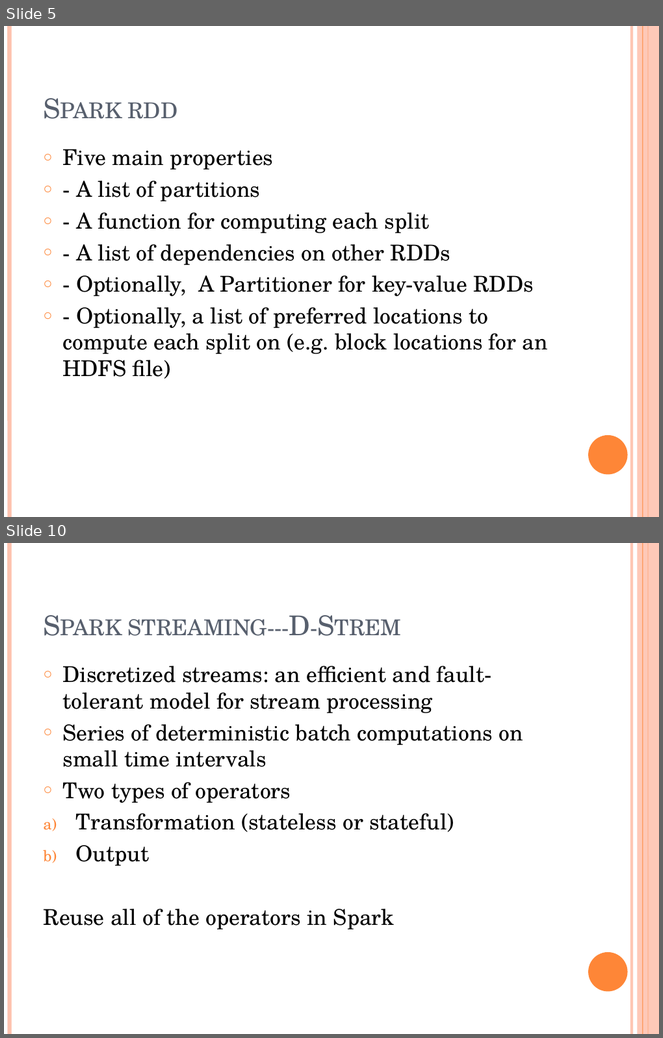
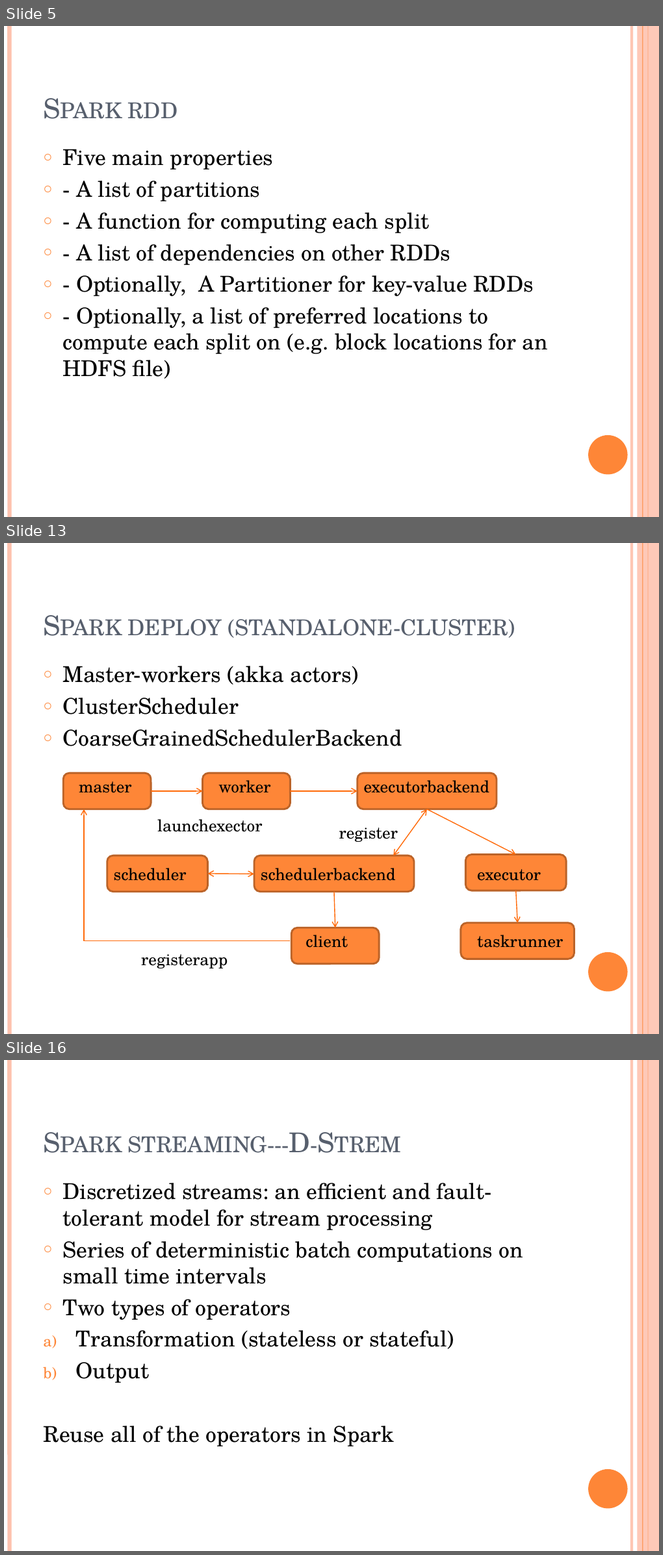
Before and after one commit to snowman1985/mypractice, a slide deck: Spark_学习分享.pptx. Shown one above the other, each under a label of ours: slides 5 and 10 before the commit, slides 5, 13 and 16 after it; the slides between them are not shown. The pictures are 663x1038 and 663x1555 pixels, drawn with LibreOffice and Linux fonts; fonts in the diff are those of the drawing. Boxes give left, top, right and bottom in pixels: in the first picture for what was removed or moved away, otherwise in the second. Text is boxed around its words. In the diff, an @@ line names an element or a change of style, - is before the commit and + after.

Commit message:
spark learning ppt

```diff
--- a/Spark_学习分享.pptx
+++ b/Spark_学习分享.pptx
@@ slide 13 added at bbox=[4, 543, 659, 1034], background #FFFFFF; not listed: 6 template elements that a slide beside it also shows @@
@@ title added at bbox=[128, 619, 516, 638], 30 pt, text #575F6D, small capitals @@
+Spark deploy (standalone-cluster)
@@ text added at bbox=[63, 666, 402, 746], 24 pt, text #000000 @@
+○ Master-workers (akka actors)
+○ ClusterScheduler
+○ CoarseGrainedSchedulerBackend
@@ rounded rectangle added at bbox=[64, 773, 152, 809], fill #FE8637, outline #BC6329 2 pt @@
@@ rounded rectangle added at bbox=[202, 773, 290, 809], fill #FE8637, outline #BC6329 2 pt @@
@@ rounded rectangle added at bbox=[357, 773, 497, 809], fill #FE8637, outline #BC6329 2 pt @@
@@ text added at bbox=[79, 782, 131, 793], 18 pt, text #000000 @@
+master
@@ arrow added from (151, 791) to (202, 791), #FF6B0A 1 pt @@
@@ text added at bbox=[218, 780, 270, 793], 18 pt, text #000000 @@
+worker
@@ arrow added from (290, 791) to (357, 791), #FF6B0A 1 pt @@
@@ text added at bbox=[364, 780, 490, 793], 18 pt, text #000000 @@
+executorbackend
@@ arrow added from (84, 941) to (84, 809), #FF6B0A 1 pt @@
@@ double arrow added from (427, 809) to (393, 856), #FF6B0A 1 pt @@
@@ arrow added from (427, 809) to (516, 855), #FF6B0A 1 pt @@
@@ text added at bbox=[157, 819, 262, 832], 18 pt, text #000000 @@
+launchexector
@@ text added at bbox=[339, 828, 398, 842], 18 pt, text #000000 @@
+register
@@ rounded rectangle added at bbox=[107, 856, 207, 891], fill #FE8637, outline #BC6329 2 pt @@
@@ text added at bbox=[114, 868, 187, 881], 18 pt, text #000000 @@
+scheduler
@@ double arrow added from (207, 874) to (254, 874), #FF6B0A 1 pt @@
@@ rounded rectangle added at bbox=[254, 856, 414, 891], fill #FE8637, outline #BC6329 2 pt @@
@@ text added at bbox=[261, 868, 396, 881], 18 pt, text #000000 @@
+schedulerbackend
@@ rounded rectangle added at bbox=[466, 855, 567, 891], fill #FE8637, outline #BC6329 2 pt @@
@@ text added at bbox=[477, 869, 541, 881], 18 pt, text #000000 @@
+executor
@@ arrow added from (334, 891) to (336, 928), #FF6B0A 1 pt @@
@@ arrow added from (516, 891) to (518, 923), #FF6B0A 1 pt @@
@@ rounded rectangle added at bbox=[292, 928, 380, 964], fill #FE8637, outline #BC6329 2 pt @@
@@ rounded rectangle added at bbox=[461, 923, 574, 959], fill #FE8637, outline #BC6329 2 pt @@
@@ line added from (290, 941) to (84, 941), #FF6B0A 1 pt @@
@@ text added at bbox=[306, 935, 348, 948], 18 pt, text #000000 @@
+client
@@ text added at bbox=[477, 935, 563, 948], 18 pt, text #000000 @@
+taskrunner
@@ text added at bbox=[141, 954, 228, 969], 18 pt, text #000000 @@
+registerapp
@@ what was slide 10 is now slide 16 @@
```
Also in this commit, not shown: 6 slides changed, 6 other slides added.
